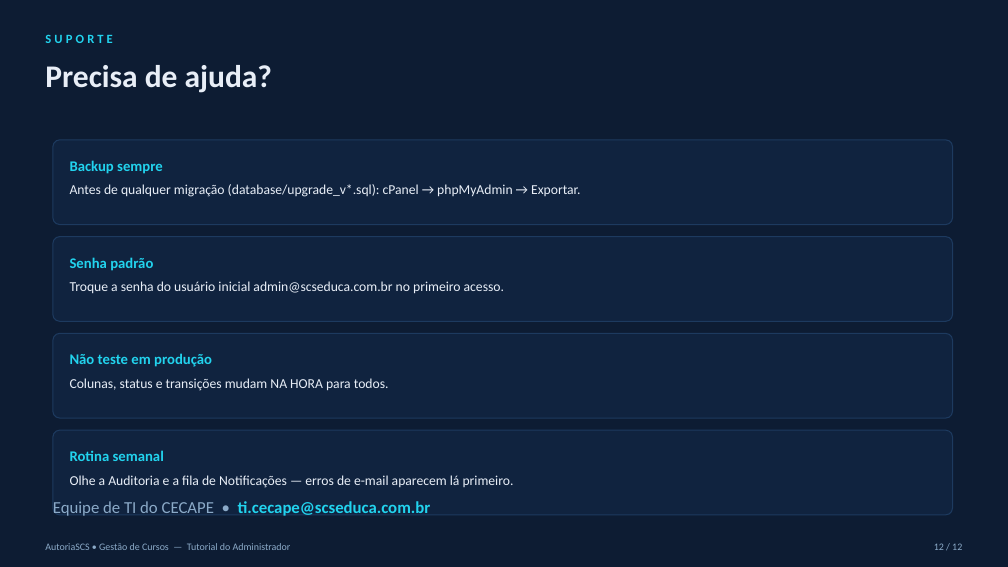
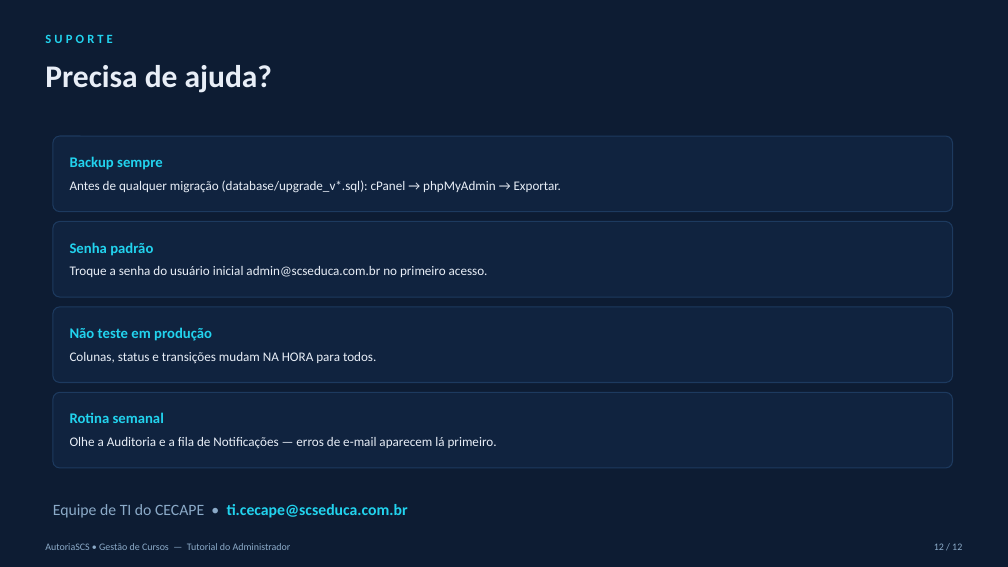
Before and after one commit to flaviospina/AutoriaSCS-Scrum-cursos, a slide deck: slide 12 of docs/tutoriais/Tutorial-Admin.pptx. Drawn at 1008x567 pixels with LibreOffice and Linux fonts; fonts in the diff are those of the drawing. Boxes give left, top, right and bottom in pixels: in the first picture for what was removed or moved away, otherwise in the second. Text is boxed around its words. In the diff, an @@ line names an element or a change of style, - is before the commit and + after.

```diff
--- a/docs/tutoriais/Tutorial-Admin.pptx
+++ b/docs/tutoriais/Tutorial-Admin.pptx
@@ rounded rectangle: place and size @@
-rounded rectangle at <box>53,140,953,225</box>
+rounded rectangle at <box>53,136,953,212</box>
@@ text "Backup sempre": place and size @@
-text "Backup sempre" at <box>70,160,163,174</box>
+text "Backup sempre" at <box>70,156,163,170</box>
@@ rounded rectangle: place and size @@
-rounded rectangle at <box>53,237,953,321</box>
+rounded rectangle at <box>53,222,953,297</box>
@@ text "Senha padrão": place and size @@
-text "Senha padrão" at <box>70,257,153,271</box>
+text "Senha padrão" at <box>70,242,153,256</box>
@@ text "Troque a senha do usuário ...": place and size @@
-text "Troque a senha do usuário ..." at <box>70,281,504,294</box>
+text "Troque a senha do usuário ..." at <box>70,266,488,277</box>
@@ rounded rectangle: place and size @@
-rounded rectangle at <box>53,333,953,418</box>
+rounded rectangle at <box>53,307,953,383</box>
@@ text "Não teste em produção": place and size @@
-text "Não teste em produção" at <box>70,353,212,367</box>
+text "Não teste em produção" at <box>70,327,212,341</box>
@@ text "Colunas, status e transições mudam ...": place and size @@
-text "Colunas, status e transições mudam ..." at <box>70,378,389,391</box>
+text "Colunas, status e transições mudam ..." at <box>70,352,376,363</box>
@@ proportions changed in 4 elements at <box>53,136,953,212</box>, <box>53,222,953,297</box>, <box>53,307,953,383</box>, <box>53,392,953,468</box> @@
@@ rounded rectangle: place and size @@
-rounded rectangle at <box>53,430,953,515</box>
+rounded rectangle at <box>53,392,953,468</box>
@@ text "Rotina semanal": place and size @@
-text "Rotina semanal" at <box>70,450,164,461</box>
+text "Rotina semanal" at <box>70,412,164,423</box>
@@ size 13 to 12.5 pt in 4 elements at <box>70,180,561,193</box>, <box>70,266,488,277</box>, <box>70,352,376,363</box>, <box>70,437,497,448</box> @@
@@ text "Olhe a Auditoria e a ...": place and size @@
-text "Olhe a Auditoria e a ..." at <box>70,475,514,488</box>
+text "Olhe a Auditoria e a ..." at <box>70,437,497,448</box>
@@ text "Equipe de TI do CECAPE ..." at <box>53,504,408,518</box>: size 16 to 15 pt @@
```
Also in this commit, not shown: 2 other slides changed, 9 other files.
